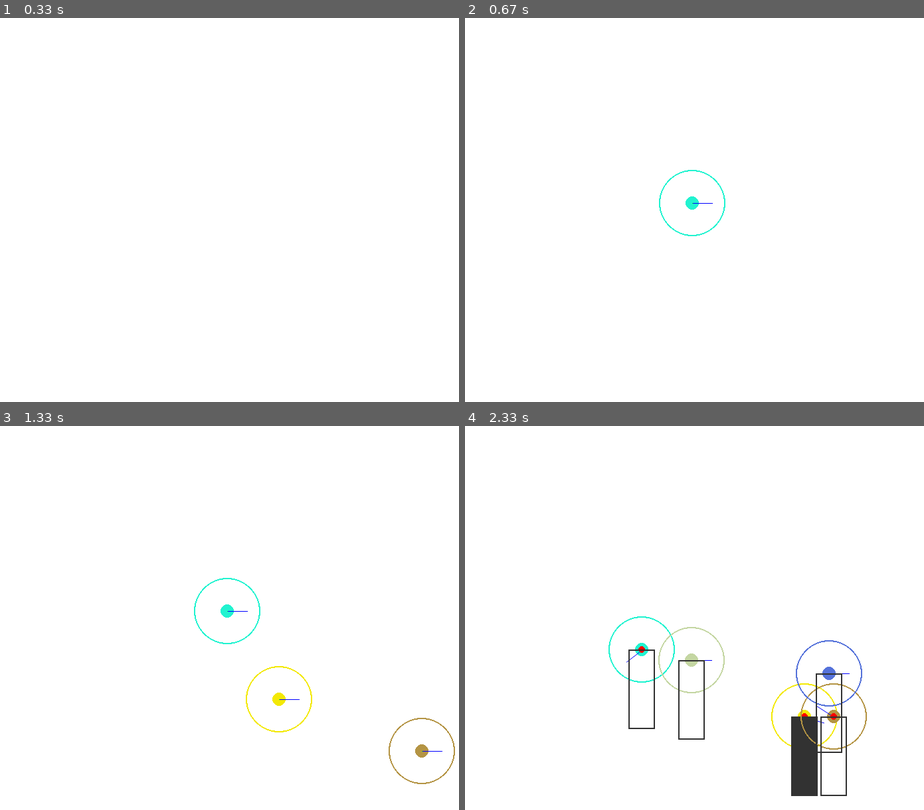
Above: before the commit, frames 1-4 (two rows, left to right).
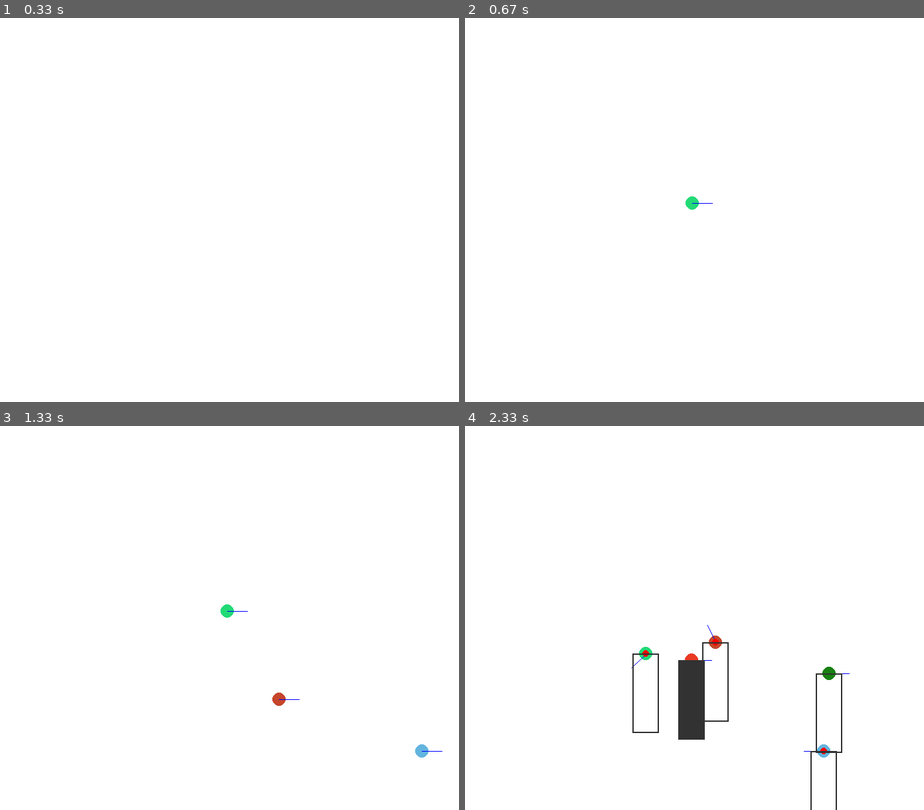
Above: after the commit, the same moments.

Repository: alexhaislip/CVSatelliteSwarm
Game: pygame game, started from simulations/pygame_swarm/simulation.py
The game is run twice, just before and just after one commit, with the same random seed, the same clock (stepped at 60 frames per second) and the same inputs.
Inputs (mouse positions are in pixels of both pictures, inside the frame that each line leads up to):
- Up to frame 1 (0.33 s): no input
- Up to frame 2 (0.67 s): click (689, 202) at 0.38 s
- Up to frame 3 (1.33 s): click (279, 698) at 0.72 s; click (422, 752) at 1.05 s
- Up to frame 4 (2.33 s): right-click (699, 652) at 1.38 s; click (689, 660) at 1.72 s; tap C at 2.07 s; click (827, 671) at 2.08 s

Frame 1 is identical in both runs. In frame 2, 0.2% of the frame differs, in the area x 42-57%, y 39-57%; in frame 3, 0.7%; in frame 4, 3.9%, in the area x 31-88%, y 49-100%.

Commit message:
removed radius-based avoidance

Diff:
--- a/simulations/pygame_swarm/simulation.py
+++ b/simulations/pygame_swarm/simulation.py
@@ -23,17 +23,11 @@
         self.speed = 0
 
         self.target = None
-        self.avoid_radius = 50
 
         self.collision = False
 
         random.seed(id(self))
         self.color = (random.randrange(0,255), random.randrange(0,255), random.randrange(0,255))
-
-        #DEBUG:
-        self.mean_direction = Vec2d((0,0))
-        self.first = False
-
 
     def transform_to_local(self, robot):
         position = copy(robot.position)
@@ -69,11 +63,10 @@
             self.speed = 1
             if self.position.get_distance(self.target) < 10:
                 self.seek_target = False
-                self.avoid_radius = 20
-                self.direction = Vec2d((0,0))
+                self.direction = Vec2d(0,0)
+                self.target = None
             else:
                 self.seek_target = True
-                self.avoid_radius = 50
                 self.direction = (self.target - self.position).normalized()
 
         robots = filter(lambda x: id(x) != id(self), global_robots)
@@ -82,44 +75,16 @@
         for i in self.local_robots:
             if -20 < i.position.x < 20 and 0 < i.position.y < 120:
                 self.collision = True
-            if self.first:
-                key = pygame.key.get_pressed()
-                if key[pygame.K_r]:
-                    print(i.position)
 
-        near_robots = filter(lambda x: self.position.get_distance(x.position) < min(
-            self.avoid_radius, x.avoid_radius), robots)
-
-        near_robots = [self.position - x.position for x in near_robots]
-
-        if len(near_robots) > 0:
-            #Average position of near_robots
-            weighted_direction = map(
-                    lambda x: self.position.get_distance(x) * x * 0.0001,
-                    near_robots)
-
-            mean_direction = reduce(Vec2d.mean, weighted_direction)
-
-            # DEBUG:
-            self.mean_direction = mean_direction
-
-            if mean_direction is not None:
-                movement += mean_direction
-
-        else:
-            self.mean_direction = Vec2d(0,0)
-
-        movement += self.direction * self.speed
-        self.position += time * movement * 0.1
+        movement += self.direction
+        self.position += time * (movement * self.speed) * 0.1
 
     def draw(self, surface):
         xpos = int(self.position.x)
         ypos = int(self.position.y)
 
         pygame.draw.circle(surface, self.color, (xpos,ypos), 10, 0)
-        pygame.draw.circle(surface, self.color, (xpos,ypos), self.avoid_radius, 2)
         pygame.draw.aaline(surface, (0,0,255), self.position, self.position+(self.direction*30), 10)
-        pygame.draw.aaline(surface, (0,255,0), self.position, self.position-(self.mean_direction*30), 10)
 
         if self.target is not None:
             pygame.draw.circle(surface, (255,0,0), (xpos,ypos), 5, 0)
@@ -166,8 +131,6 @@
                 rob.position = Coordinate(*pygame.mouse.get_pos())
 
                 mag = 2
-                if len(self.robots) == 0:
-                    rob.first = True
 
                 self.robots.append(rob)
 
